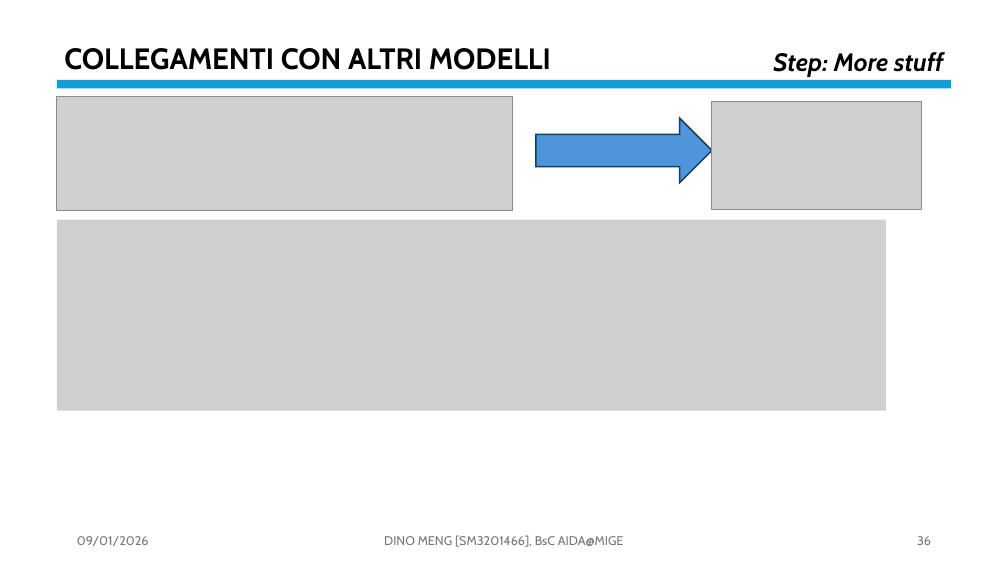
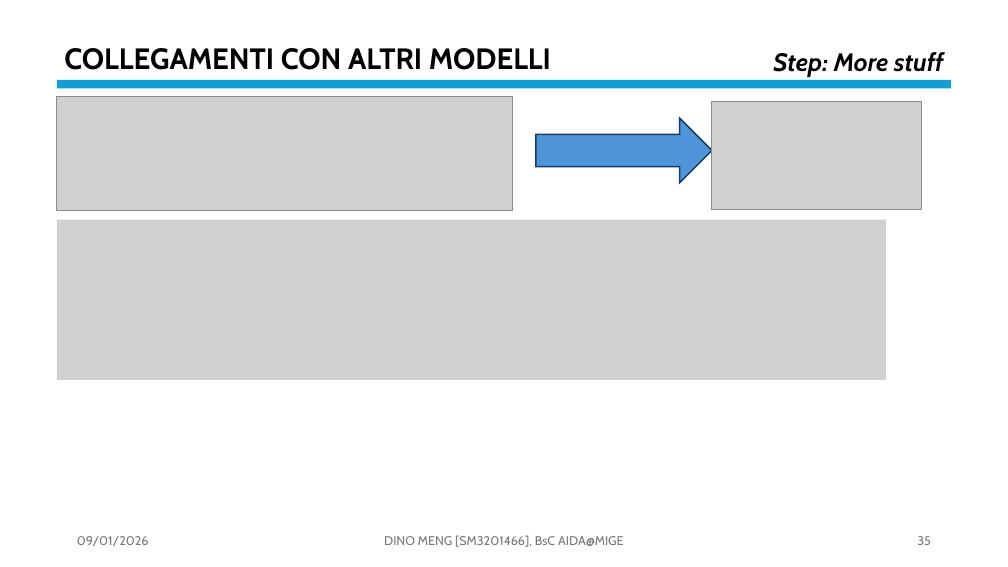
Before and after one commit to OdinMeng/AIDA-UNIVERSITY-NOTES-2025-2026, a slide deck: slide 35 of Complex Systems/project/PresentationPROJECTSM3201466.pptx (slide 36 before the commit). Drawn at 1008x567 pixels with LibreOffice and Linux fonts; fonts in the diff are those of the drawing; grey boxes stand for pictures. Boxes give left, top, right and bottom in pixels: in the first picture for what was removed or moved away, otherwise in the second. Text is boxed around its words. In the diff, an @@ line names an element or a change of style, - is before the commit and + after.

```diff
--- a/Complex Systems/project/PresentationPROJECTSM3201466.pptx
+++ b/Complex Systems/project/PresentationPROJECTSM3201466.pptx
@@ picture: place and size @@
-picture at bbox=[57, 220, 886, 411]
+picture at bbox=[57, 220, 886, 380]
@@ page number at bbox=[917, 536, 931, 545]: text changed @@
-36
+35
```
Also in this commit, not shown: 5 other slides changed, 1 slide added, 4 other files.
